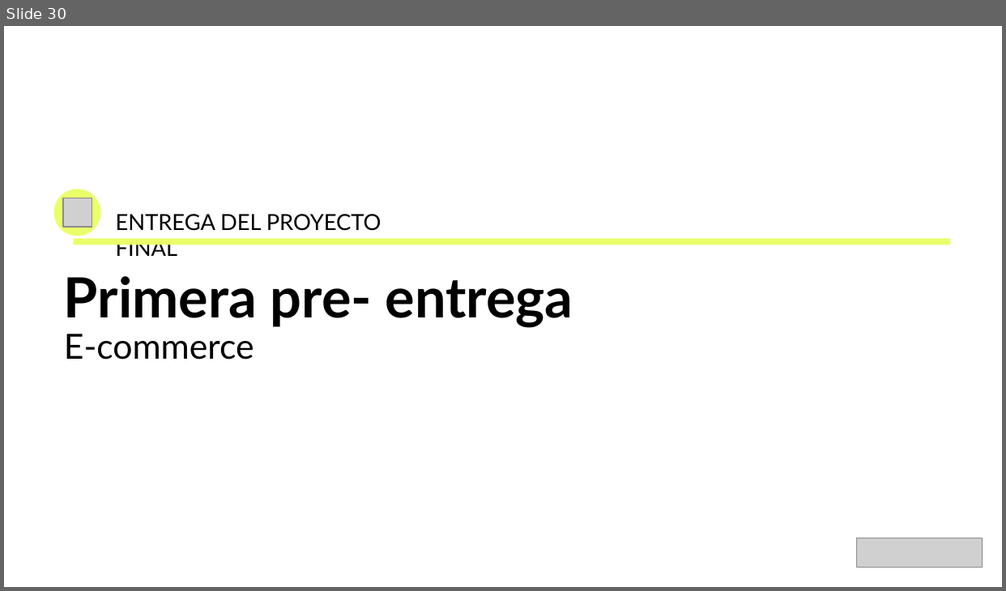
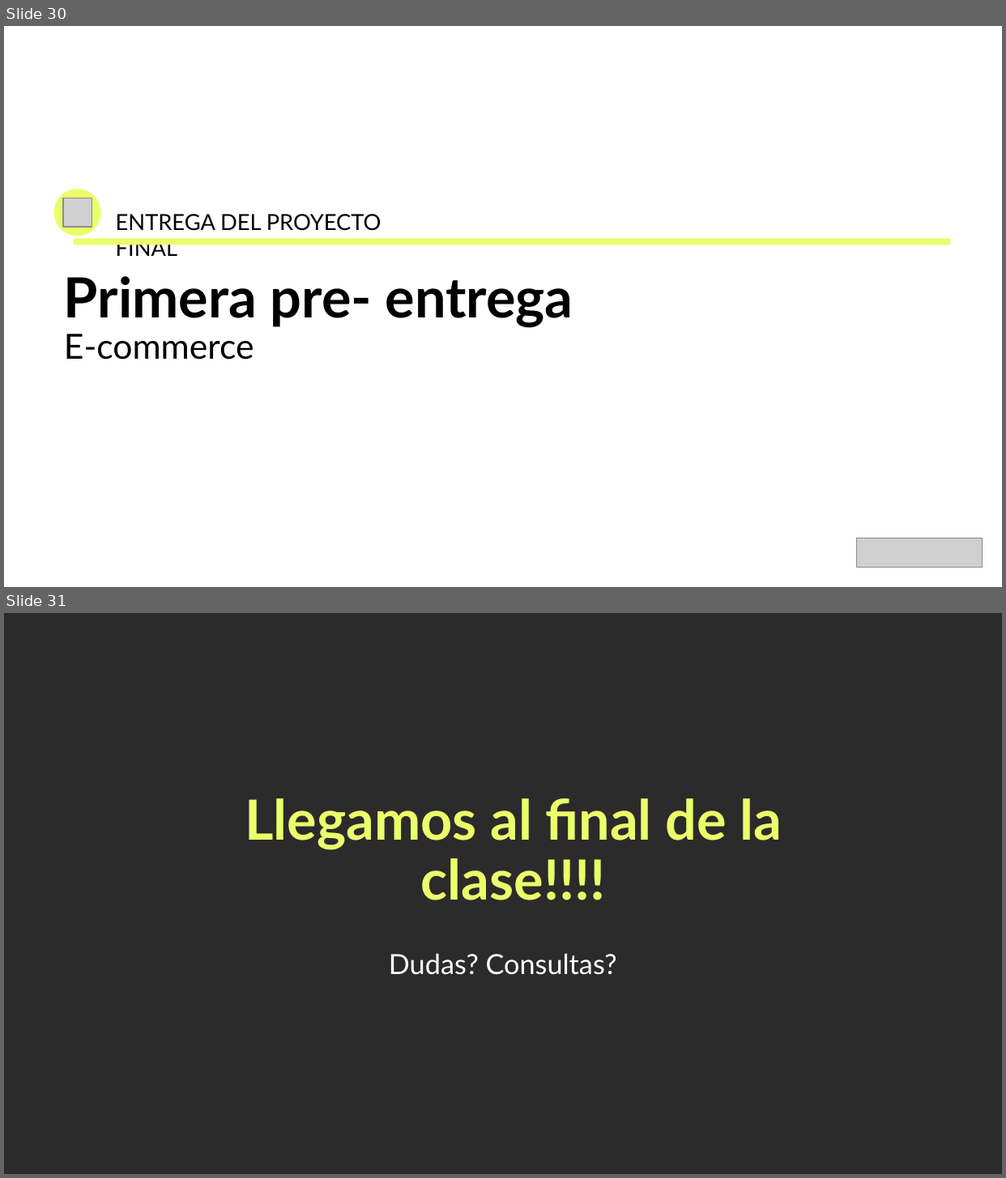
Before and after one commit to Arturogrottoli/Project-React-Js, a slide deck: Clase02/React 2 v.end.pptx. Shown one above the other, each under a label of ours: slide 30 before the commit, slides 30 and 31 after it. The pictures are 1006x591 and 1006x1178 pixels, drawn with LibreOffice and Linux fonts; fonts in the diff are those of the drawing; grey boxes stand for pictures; background and template pictures are left out; a plain dark background stands for a picture behind light text. Boxes give left, top, right and bottom in pixels: in the first picture for what was removed or moved away, otherwise in the second. Text is boxed around its words. In the diff, an @@ line names an element or a change of style, - is before the commit and + after.

Commit message:
Clase 4a

```diff
--- a/Clase02/React 2 v.end.pptx
+++ b/Clase02/React 2 v.end.pptx
@@ slide 31 added at [4,613,1002,1174], background picture (left out) @@
@@ text added at [245,798,782,901], 40 pt, text #EAFF6A, bold @@
+Llegamos al final de la clase!!!!
@@ text added at [389,953,617,975], 20 pt, text #FFFFFF @@
+Dudas? Consultas?
```
Also in this commit, not shown: 1 other file.
